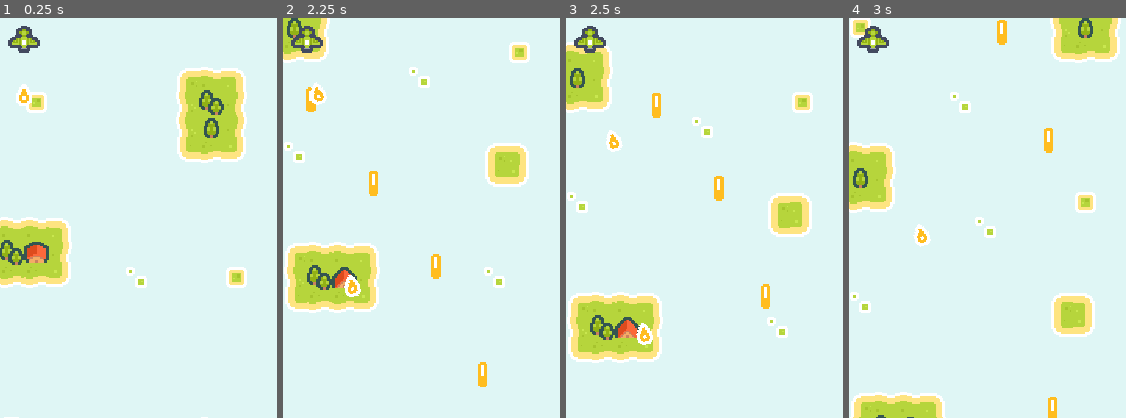
Above: before the commit, frames 1-4 (left to right).
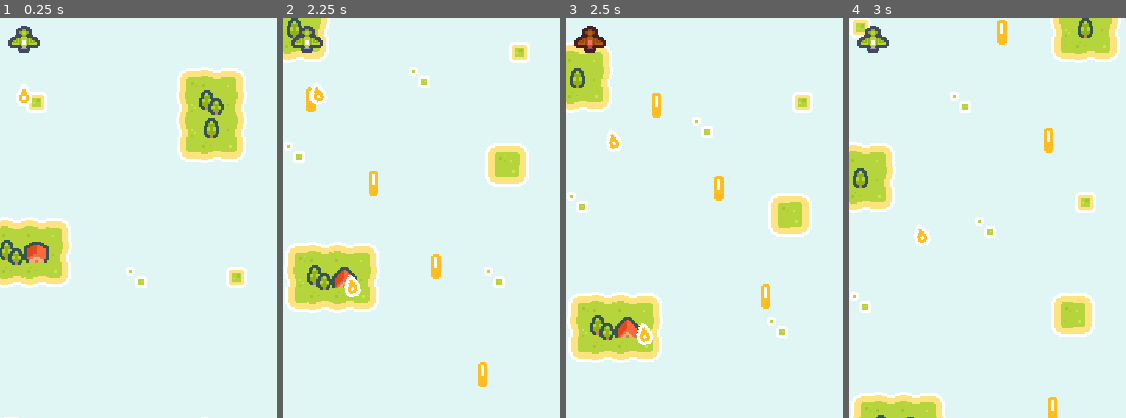
Above: after the commit, the same moments.

Repository: KanataEXE/Godot-4-Pixel-Shmup
Game: Godot game, scene res://levels/base_level.tscn
Same seed, same stepped clock (60 frames per second), same inputs: the game is played once before the commit and once after it.
Inputs:
- Up to frame 1 (0.25 s): no input
- Up to frame 2 (2.25 s): hold Right (right) 0.53-1.28 s; hold Z (shoot) 0.53-1.28 s; hold Down (down) 1.28-2.03 s; tap Z (shoot) at 1.35 s; hold Right (right) from 2.03 s (still down); hold Z (shoot) from 2.03 s (still down)
- Up to frame 3 (2.5 s): keep holding Right (right); keep holding Z (shoot)
- Up to frame 4 (3 s): release Right (right) at 2.78 s; release Z (shoot) at 2.78 s; hold Up (up) from 2.78 s (still down); tap Z (shoot) at 2.85 s
The pictures show only the part of the screen within x 42-92%, y 10-60%; the shares and areas given below are measured in that part.

Frames 1-2 are identical in both runs. In frame 3, 0.5% of the frame differs, in the area x 2-15%, y 2-9%; in frame 4, nothing differs.

Commit message:
Created hit & explosion effects

Diff:
--- a/aircraft/aircraft.gd
+++ b/aircraft/aircraft.gd
@@ -12,6 +12,7 @@
 
 @onready var gun_timer := $GunTimer
 @onready var muzzle := $Muzzle
+@onready var animation_player := $AnimationPlayer
 
 var velocity: Vector2
 var is_alive := true
@@ -36,9 +37,13 @@
 	health -= damage
 	if health <= 0.0:
 		die()
+	else:
+		animation_player.play("hit")
 
 
 func die() -> void:
+	animation_player.play("explosion")
+	await animation_player.animation_finished
 	queue_free()
 
 
--- a/aircraft/aircraft.tscn
+++ b/aircraft/aircraft.tscn
@@ -1,6 +1,145 @@
-[gd_scene load_steps=2 format=3 uid="uid://ewhm7aiiybqi"]
+[gd_scene load_steps=7 format=3 uid="uid://ewhm7aiiybqi"]
 
 [ext_resource type="Script" path="res://aircraft/aircraft.gd" id="1_g2isc"]
+[ext_resource type="Texture2D" uid="uid://c6gt70k1awk5s" path="res://common/tilemaps/tiles_packed.png" id="2_bnibf"]
+
+[sub_resource type="Animation" id="Animation_np5db"]
+length = 0.001
+tracks/0/type = "value"
+tracks/0/imported = false
+tracks/0/enabled = true
+tracks/0/path = NodePath("Sprite2D:modulate")
+tracks/0/interp = 1
+tracks/0/loop_wrap = true
+tracks/0/keys = {
+"times": PackedFloat32Array(0),
+"transitions": PackedFloat32Array(1),
+"update": 0,
+"values": [Color(1, 1, 1, 1)]
+}
+tracks/1/type = "value"
+tracks/1/imported = false
+tracks/1/enabled = true
+tracks/1/path = NodePath("Explosion:frame")
+tracks/1/interp = 1
+tracks/1/loop_wrap = true
+tracks/1/keys = {
+"times": PackedFloat32Array(0),
+"transitions": PackedFloat32Array(1),
+"update": 1,
+"values": [4]
+}
+tracks/2/type = "value"
+tracks/2/imported = false
+tracks/2/enabled = true
+tracks/2/path = NodePath("Explosion:visible")
+tracks/2/interp = 1
+tracks/2/loop_wrap = true
+tracks/2/keys = {
+"times": PackedFloat32Array(0),
+"transitions": PackedFloat32Array(1),
+"update": 1,
+"values": [false]
+}
+tracks/3/type = "value"
+tracks/3/imported = false
+tracks/3/enabled = true
+tracks/3/path = NodePath("Sprite2D:visible")
+tracks/3/interp = 1
+tracks/3/loop_wrap = true
+tracks/3/keys = {
+"times": PackedFloat32Array(0),
+"transitions": PackedFloat32Array(1),
+"update": 1,
+"values": [true]
+}
+tracks/4/type = "value"
+tracks/4/imported = false
+tracks/4/enabled = true
+tracks/4/path = NodePath("CollisionShape2D:disabled")
+tracks/4/interp = 1
+tracks/4/loop_wrap = true
+tracks/4/keys = {
+"times": PackedFloat32Array(0),
+"transitions": PackedFloat32Array(1),
+"update": 1,
+"values": [false]
+}
+
+[sub_resource type="Animation" id="Animation_d2eko"]
+resource_name = "explosion"
+length = 0.8
+tracks/0/type = "value"
+tracks/0/imported = false
+tracks/0/enabled = true
+tracks/0/path = NodePath("Explosion:frame")
+tracks/0/interp = 1
+tracks/0/loop_wrap = true
+tracks/0/keys = {
+"times": PackedFloat32Array(0, 0.2, 0.4, 0.6),
+"transitions": PackedFloat32Array(1, 1, 1, 1),
+"update": 1,
+"values": [4, 5, 6, 7]
+}
+tracks/1/type = "value"
+tracks/1/imported = false
+tracks/1/enabled = true
+tracks/1/path = NodePath("Explosion:visible")
+tracks/1/interp = 1
+tracks/1/loop_wrap = true
+tracks/1/keys = {
+"times": PackedFloat32Array(0),
+"transitions": PackedFloat32Array(1),
+"update": 1,
+"values": [true]
+}
+tracks/2/type = "value"
+tracks/2/imported = false
+tracks/2/enabled = true
+tracks/2/path = NodePath("Sprite2D:visible")
+tracks/2/interp = 1
+tracks/2/loop_wrap = true
+tracks/2/keys = {
+"times": PackedFloat32Array(0),
+"transitions": PackedFloat32Array(1),
+"update": 1,
+"values": [false]
+}
+tracks/3/type = "value"
+tracks/3/imported = false
+tracks/3/enabled = true
+tracks/3/path = NodePath("CollisionShape2D:disabled")
+tracks/3/interp = 1
+tracks/3/loop_wrap = true
+tracks/3/keys = {
+"times": PackedFloat32Array(0),
+"transitions": PackedFloat32Array(1),
+"update": 1,
+"values": [true]
+}
+
+[sub_resource type="Animation" id="Animation_bygb6"]
+resource_name = "hit"
+length = 0.4
+tracks/0/type = "value"
+tracks/0/imported = false
+tracks/0/enabled = true
+tracks/0/path = NodePath("Sprite2D:modulate")
+tracks/0/interp = 1
+tracks/0/loop_wrap = true
+tracks/0/keys = {
+"times": PackedFloat32Array(0, 0.2, 0.4),
+"transitions": PackedFloat32Array(1, 1, 1),
+"update": 0,
+"values": [Color(1, 1, 1, 1), Color(1, 0, 0, 1), Color(1, 1, 1, 1)]
+}
+
+[sub_resource type="AnimationLibrary" id="AnimationLibrary_pwu1d"]
+_data = {
+"RESET": SubResource("Animation_np5db"),
+"explosion": SubResource("Animation_d2eko"),
+"hit": SubResource("Animation_bygb6")
+}
 
 [node name="Aircraft" type="Area2D"]
 script = ExtResource("1_g2isc")
@@ -10,9 +149,22 @@
 
 [node name="Sprite2D" type="Sprite2D" parent="."]
 
+[node name="Explosion" type="Sprite2D" parent="."]
+visible = false
+scale = Vector2(2, 2)
+texture = ExtResource("2_bnibf")
+hframes = 12
+vframes = 10
+frame = 4
+
 [node name="CollisionShape2D" type="CollisionShape2D" parent="."]
 
 [node name="Muzzle" type="Marker2D" parent="."]
 
+[node name="AnimationPlayer" type="AnimationPlayer" parent="."]
+libraries = {
+"": SubResource("AnimationLibrary_pwu1d")
+}
+
 [connection signal="area_entered" from="." to="." method="_on_area_entered"]
 [connection signal="timeout" from="GunTimer" to="." method="_on_gun_timer_timeout"]
